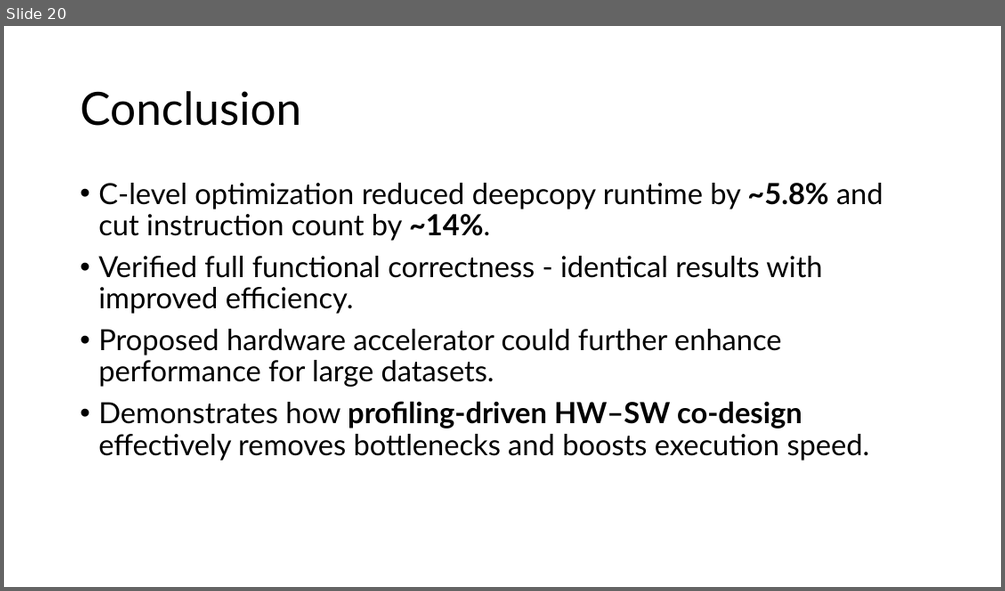
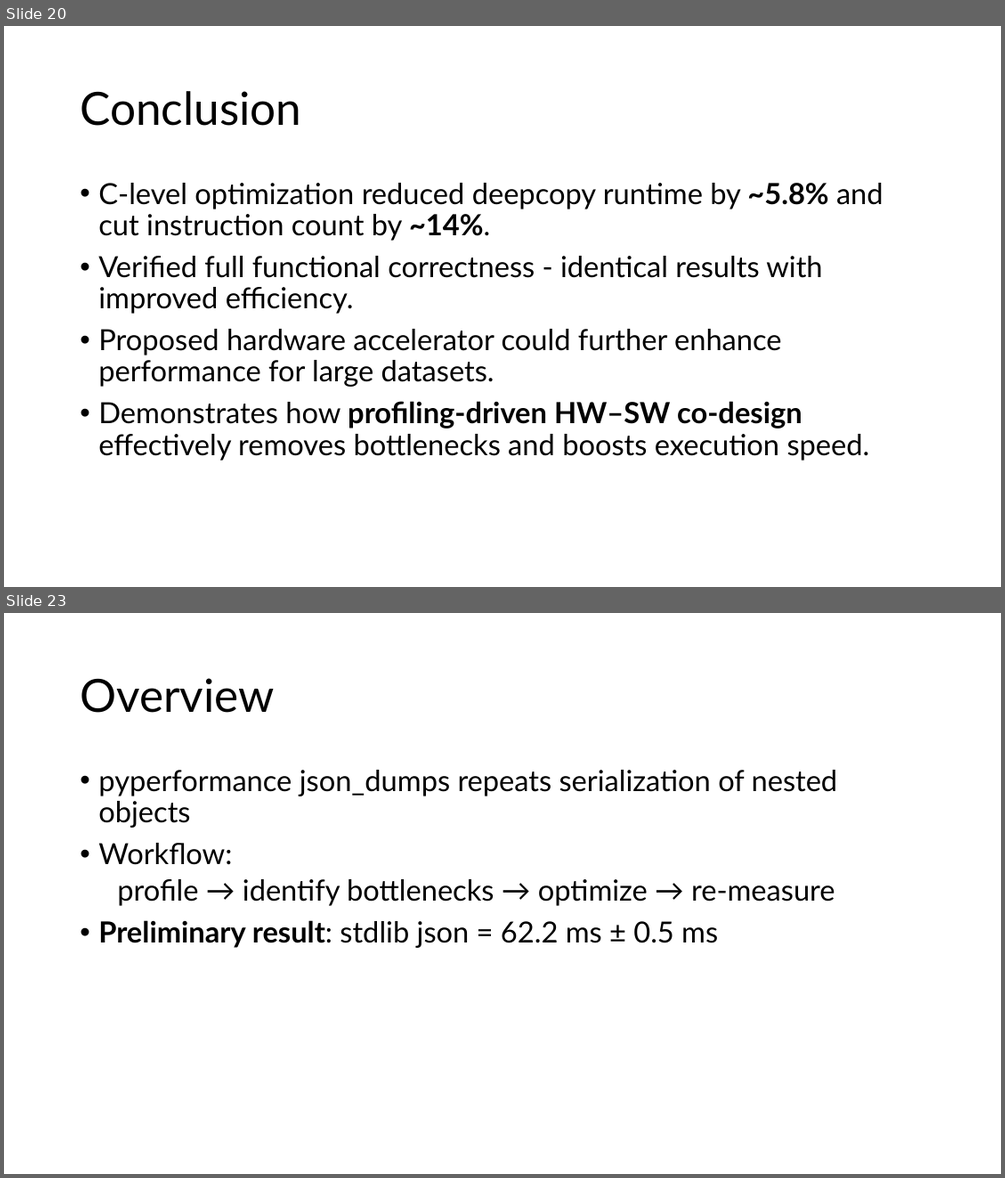
Before and after one commit to Dorknafo7/HW-SW-Co-Design-Project, a slide deck: project_presentation.pptx. Shown one above the other, each under a label of ours: slide 20 before the commit, slides 20 and 23 after it; the slides between them are not shown. The pictures are 1005x591 and 1005x1178 pixels, drawn with LibreOffice and Linux fonts; fonts in the diff are those of the drawing. Boxes give left, top, right and bottom in pixels: in the first picture for what was removed or moved away, otherwise in the second. Text is boxed around its words. In the diff, an @@ line names an element or a change of style, - is before the commit and + after.

Commit message:
ppt update - add json_dumps presentation

```diff
--- a/project_presentation.pptx
+++ b/project_presentation.pptx
@@ slide 23 added at [4,613,1001,1174], background #FFFFFF @@
@@ title added at [80,678,275,713], 44 pt, text #000000 @@
+Overview
@@ text added at [98,770,838,948], 28 pt, text #000000 @@
+• pyperformance json_dumps repeats serialization of nested objects
+• Workflow:
+  profile → identify bottlenecks → optimize → re‑measure
+• Preliminary result: stdlib json = 62.2 ms ± 0.5 ms
```
Also in this commit, not shown: 17 other slides added.
